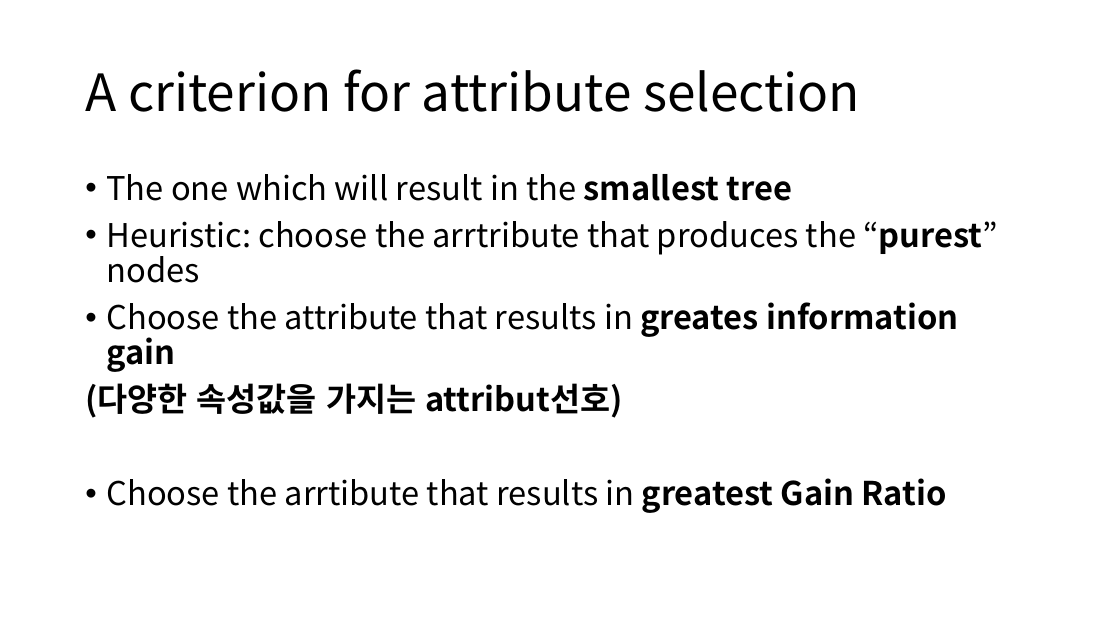
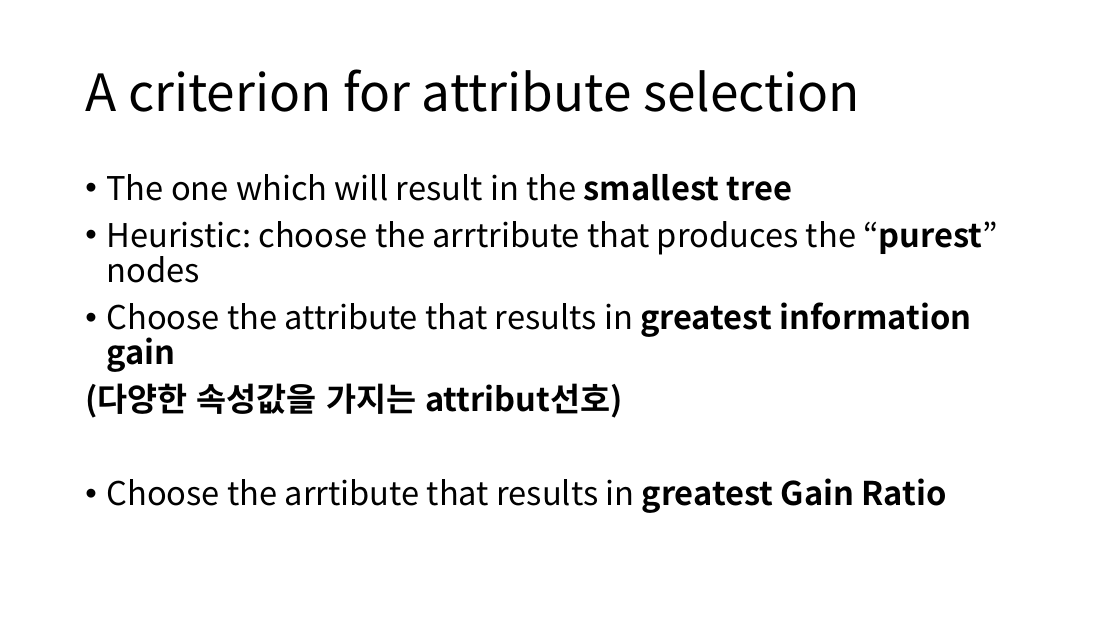
Before and after one commit to gudrb/machine_learning_class, a slide deck: slide 5 of Decision tree.pptx. Drawn at 1120x630 pixels with LibreOffice and Linux fonts; fonts in the diff are those of the drawing. Boxes give left, top, right and bottom in pixels: in the first picture for what was removed or moved away, otherwise in the second. Text is boxed around its words. In the diff, an @@ line names an element or a change of style, - is before the commit and + after.

```diff
--- a/Decision tree.pptx
+++ b/Decision tree.pptx
@@ text at box(106, 302, 971, 372): text changed @@
-• Choose the attribute that results in greates information gain
+• Choose the attribute that results in greatest information gain
```
Also in this commit, not shown: 1 other slide changed, 6 slides added, 1 slide removed.
